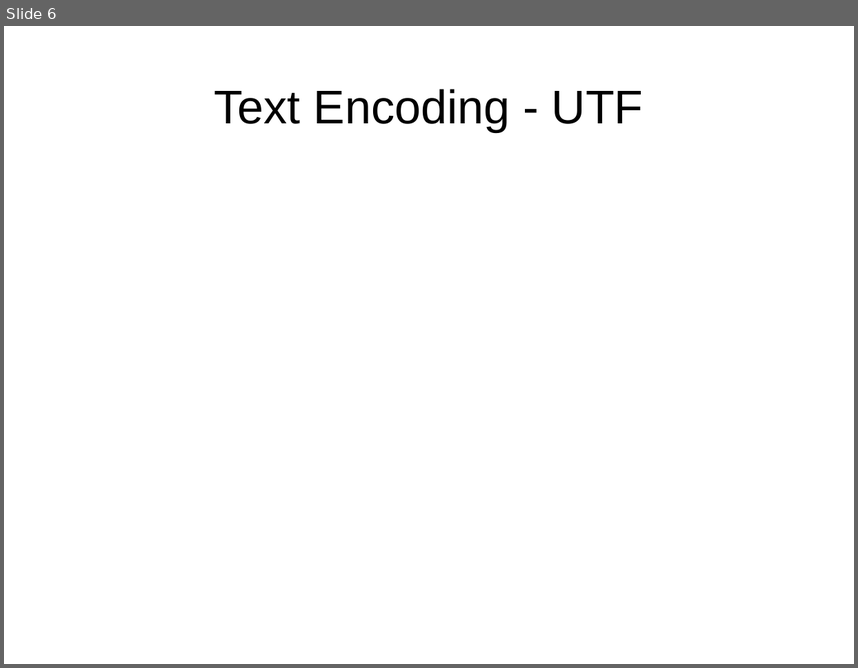
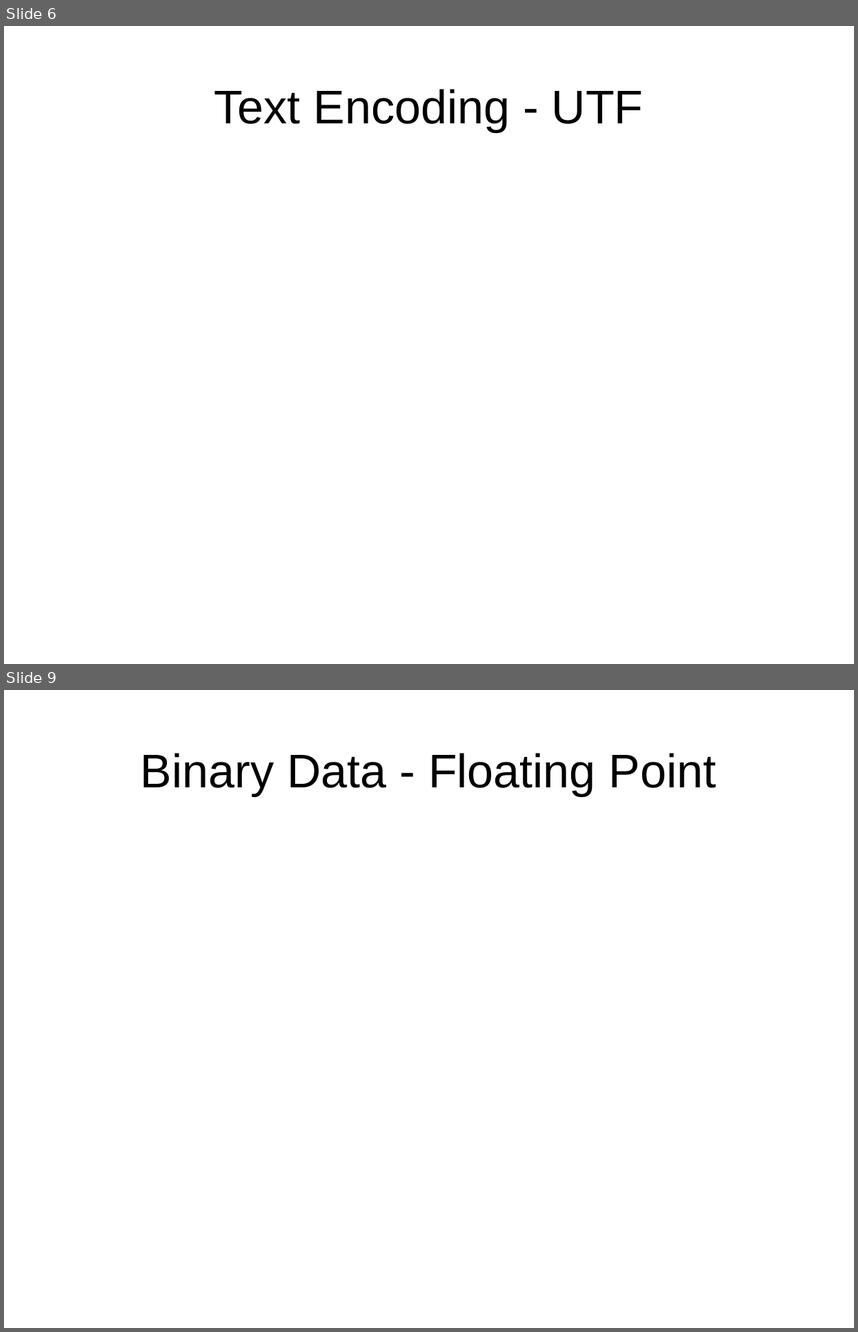
Before and after one commit to cx1111/IAP2017-comp-essentials, a slide deck: session1/session1.odp. Shown one above the other, each under a label of ours: slide 6 before the commit, slides 6 and 9 after it; the slides between them are not shown. The pictures are 858x668 and 858x1332 pixels, drawn with LibreOffice and Linux fonts; fonts in the diff are those of the drawing. Boxes give left, top, right and bottom in pixels: in the first picture for what was removed or moved away, otherwise in the second. Text is boxed around its words. In the diff, an @@ line names an element or a change of style, - is before the commit and + after.

```diff
--- a/session1/session1.odp
+++ b/session1/session1.odp
@@ slide 9 added at (x1=4, y1=690, x2=854, y2=1328), background #FFFFFF @@
@@ title added at (x1=141, y1=753, x2=716, y2=796), 44 pt, text #000000 @@
+Binary Data - Floating Point
```
Also in this commit, not shown: 5 other slides added, 3 other files.
